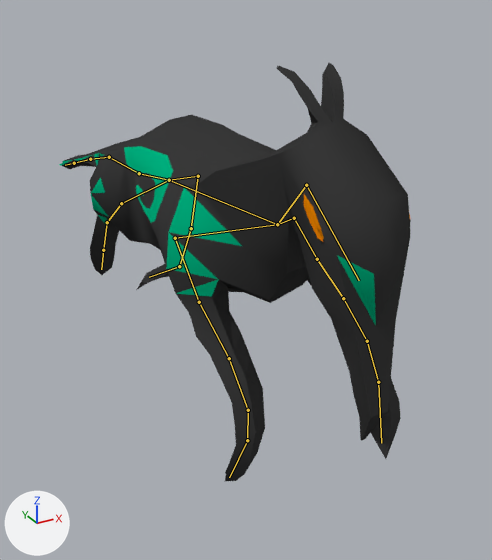
The Blender file Assets/_Models/monster1.blend: old version first, new version second.
The view is the same before and after, from a 50 mm camera at (-0.93, -1.88, 1.34) aimed at (0.19, 0.16, 0.32). Lighting does not change. The marker at lower left points along +X, +Y and +Z. Both versions are drawn at frame 7 of the action 'Run'; the numbers are the values there. The bones that bend it are drawn over the model as lines.
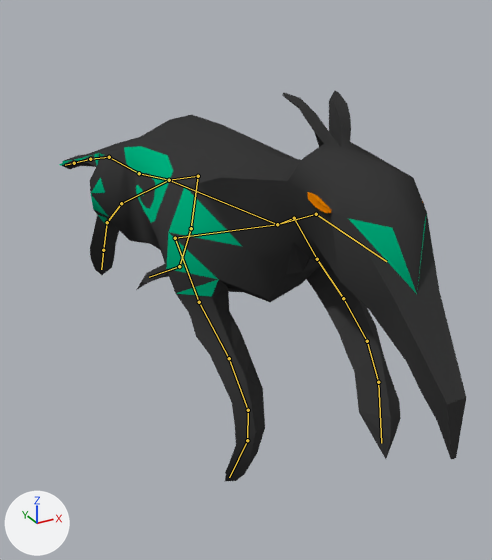
Pixel boxes [x1, y1, x2, y2] of what changed, in the pictures (492 x 560 px):
'Plane', posed (16% wider, 6% shorter)
    before: [59, 63, 411, 482]
    after: [59, 90, 466, 482]
bone 'Bone.001', root to tip
    before: (277, 224) to (306, 185)
    after: (277, 224) to (316, 214)
bone 'Bone.007', root to tip
    before: (306, 185) to (359, 280)
    after: (316, 214) to (386, 261)

The change, as a list of edits to the scene's bpy script:
```text
Change bone_bone_001:
    where bone_bone_001 = bpy.data.objects['Armature'].pose.bones['Bone.001']
    bone_bone_001.rotation_quaternion: (0.994, 0.106, 0.002, 0.025) -> (0.996, -0.083, -0.004, -0.016)  # degrees (12, 0, 3) -> degrees (-9, -1, -2)
Change bone_bone_007:
    where bone_bone_007 = bpy.data.objects['Armature'].pose.bones['Bone.007']  # child of 'Bone.001'
    bone_bone_007.rotation_quaternion: (0.959, 0.267, -0.006, -0.094) -> (0.982, -0.168, -0.017, 0.087)  # degrees (31, 2, -11) -> degrees (-19, 0, 10)
```
